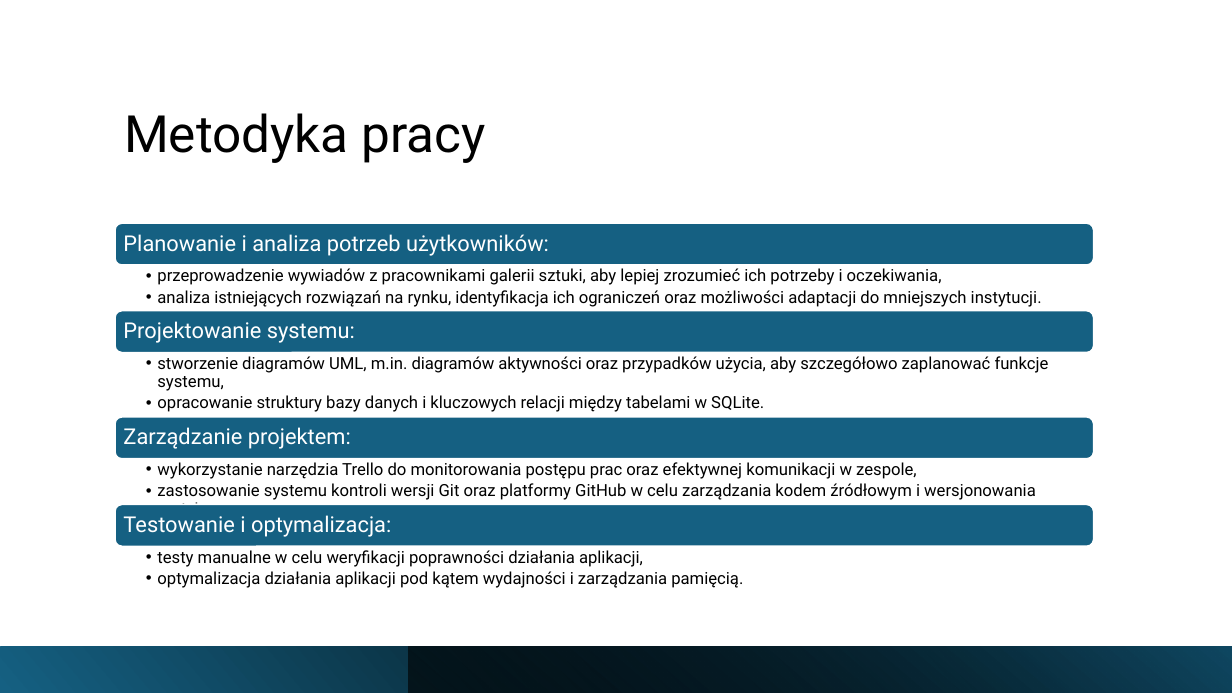
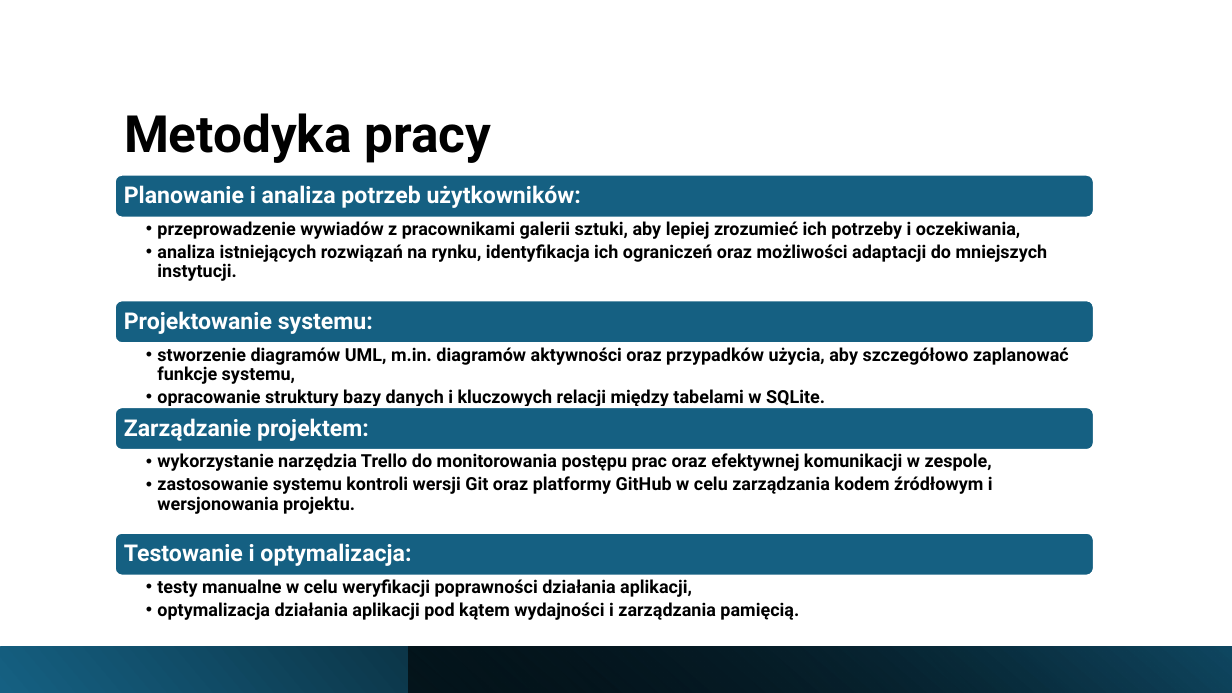
Before and after one commit to oliwiaglodek/MuzeumWPF, a slide deck: slide 9 of Prezentacja na obronę.pptx. Drawn at 1232x693 pixels with LibreOffice and Linux fonts; fonts in the diff are those of the drawing. Boxes give left, top, right and bottom in pixels: in the first picture for what was removed or moved away, otherwise in the second. Text is boxed around its words. In the diff, an @@ line names an element or a change of style, - is before the commit and + after.

```diff
--- a/Prezentacja na obronę.pptx
+++ b/Prezentacja na obronę.pptx
@@ title "Metodyka pracy" at (124,113,492,163): bold on @@
@@ rounded rectangle: place and size @@
-rounded rectangle at (115,223,1094,265)
+rounded rectangle at (115,175,1094,217)
@@ size 17 to 18 pt, bold on in 4 elements at (124,418,369,441), (124,311,373,334), (124,543,411,566), (124,185,581,208) @@
@@ text "Planowanie i analiza potrzeb użytkowników:": place and size @@
-text "Planowanie i analiza potrzeb użytkowników:" at (123,234,549,256)
+text "Planowanie i analiza potrzeb użytkowników:" at (124,185,581,208)
@@ size 13 to 14 pt, bold on; bullet • to •• in 4 elements at (157,347,1069,409), (157,453,993,514), (157,579,799,620), (157,221,1048,281) @@
@@ text "przeprowadzenie wywiadów z pracownikami galerii ...": place and size @@
-text "przeprowadzenie wywiadów z pracownikami galerii ..." at (157,268,1042,307)
+text "przeprowadzenie wywiadów z pracownikami galerii ..." at (157,221,1048,281)
@@ 3 texts, 2 rounded rectangles: place and size @@
-3 texts, 2 rounded rectangles at (115,311,1094,459)
+3 texts, 2 rounded rectangles at (115,300,1094,450)
@@ text "wykorzystanie narzędzia Trello do monitorowania ...": place and size @@
-text "wykorzystanie narzędzia Trello do monitorowania ..." at (157,462,1036,520)
+text "wykorzystanie narzędzia Trello do monitorowania ..." at (157,453,993,514)
@@ 2 texts, 1 rounded rectangle: place and size @@
-2 texts, 1 rounded rectangle at (115,505,1094,588)
+2 texts, 1 rounded rectangle at (115,533,1094,620)
```
Also in this commit, not shown: 20 other slides changed, 1 other file.
